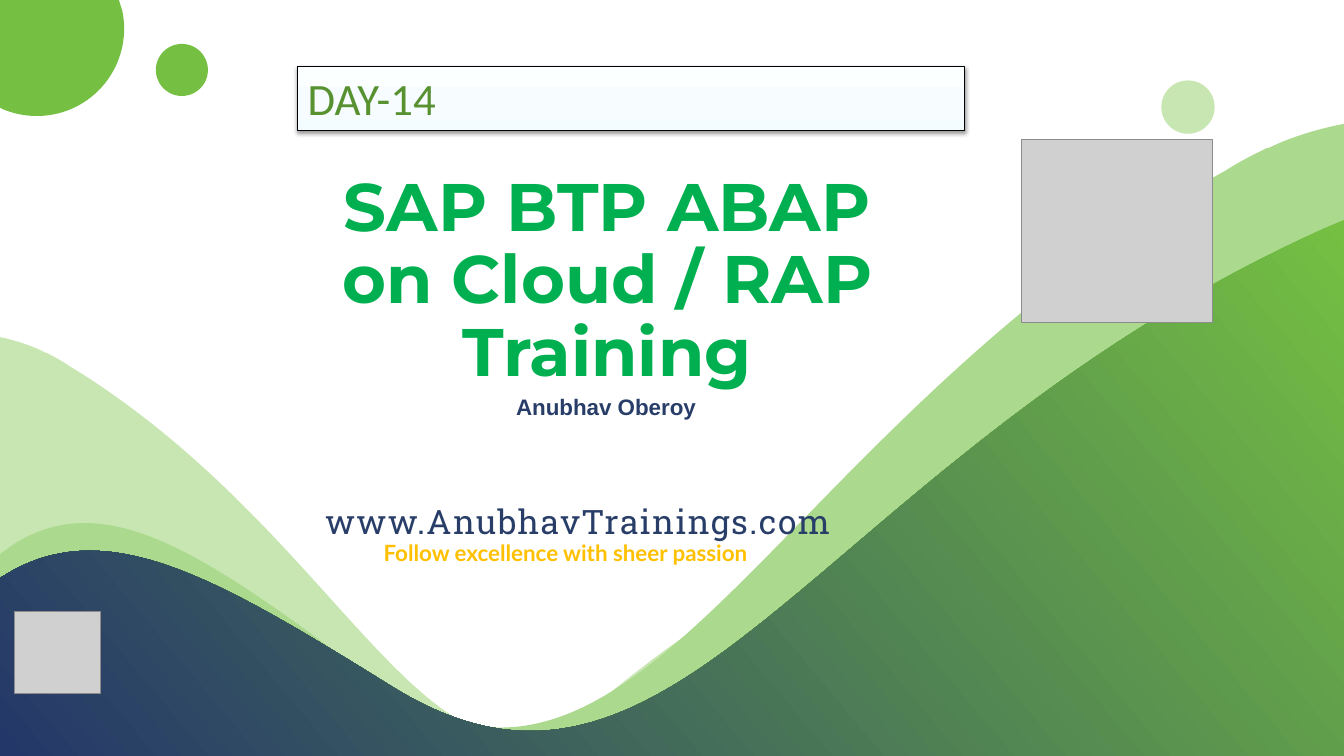
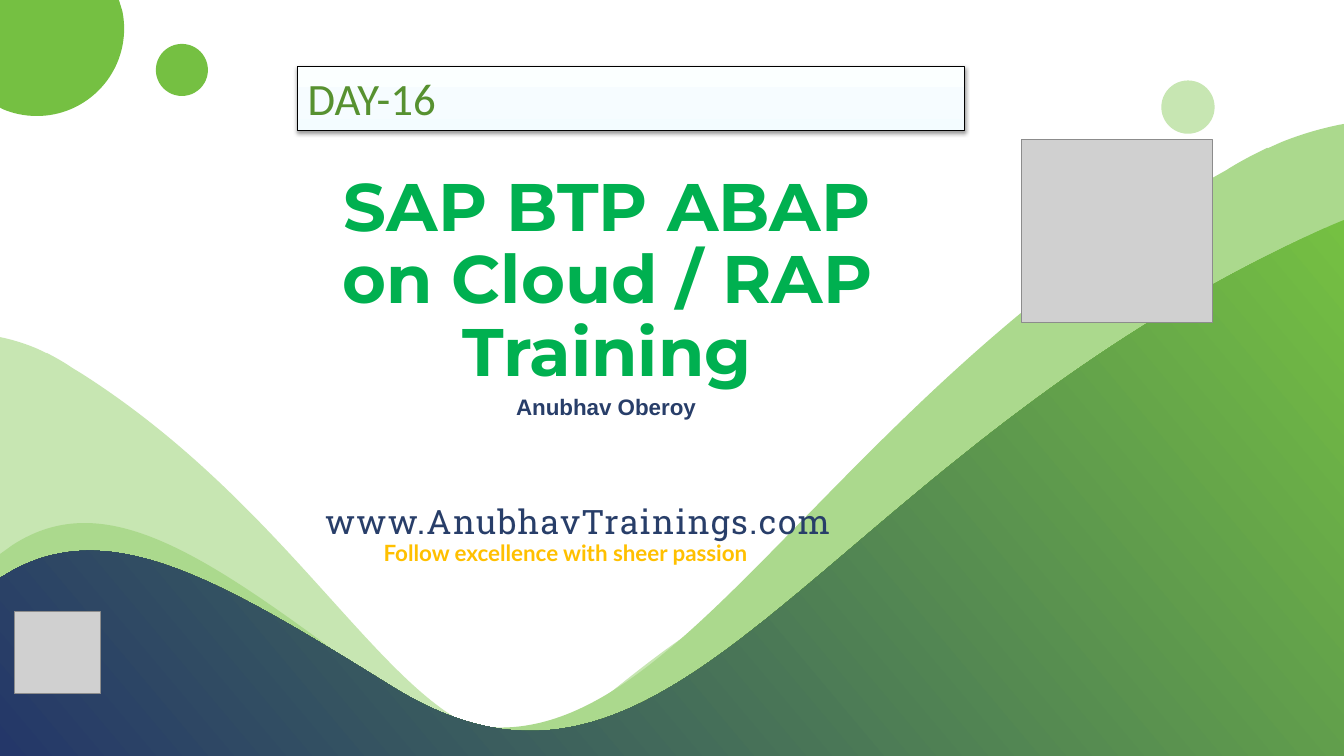
Before and after one commit to soyuztechnologies/CDS_AMDP_RAP_Training_60H, a slide deck: slide 1 of Day 16/DAY-16.pptx. Drawn at 1344x756 pixels with LibreOffice and Linux fonts; fonts in the diff are those of the drawing; grey boxes stand for pictures. Boxes give left, top, right and bottom in pixels: in the first picture for what was removed or moved away, otherwise in the second. Text is boxed around its words. In the diff, an @@ line names an element or a change of style, - is before the commit and + after.

Commit message:
Auto bot updater CDS_AMDP_RAP_Training_60H Course

```diff
--- a/Day 16/DAY-16.pptx
+++ b/Day 16/DAY-16.pptx
@@ text in rectangle at [308, 84, 436, 116]: text changed @@
-DAY-14
+DAY-16
```
Also in this commit, not shown: 15 slides added, 6 other files.
